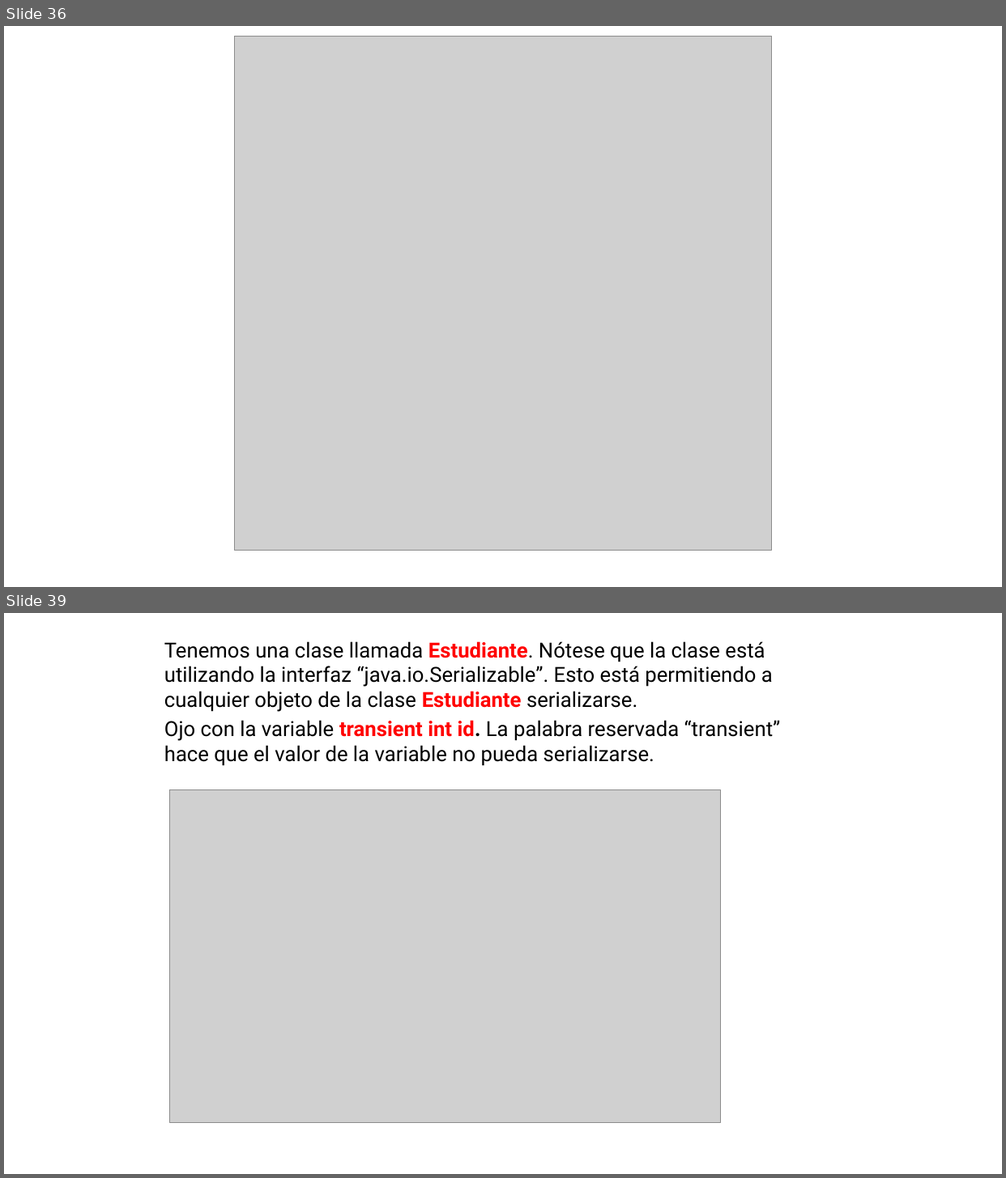
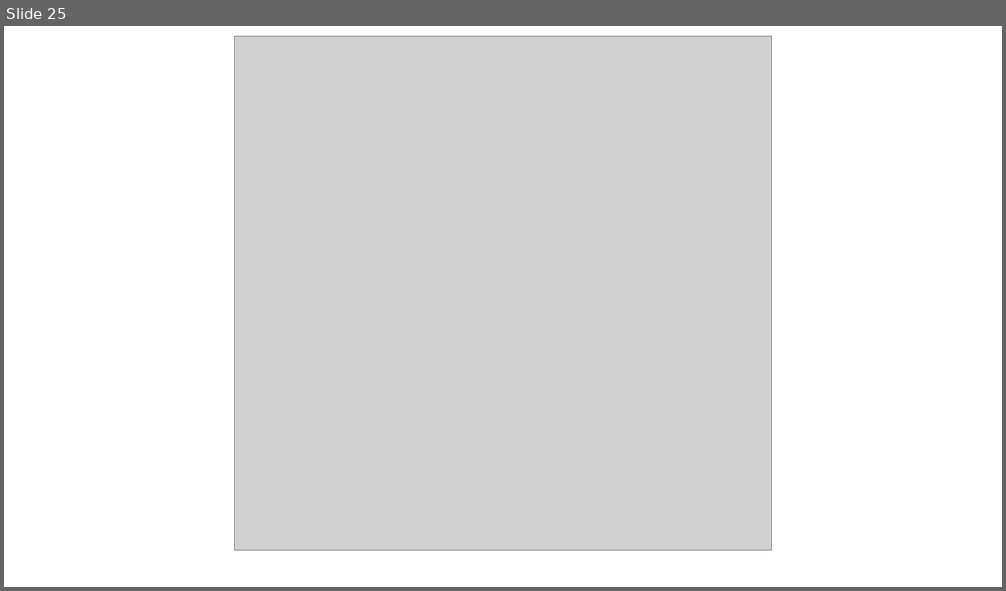
Before and after one commit to OMardil/CS2_2024_EN, a slide deck: M09_Files/01 Presentacion/M09_PPT_Working_with_Files.pptx. Shown one above the other, each under a label of ours: slides 36 and 39 before the commit, slide 25 after it; the slides between them are not shown. The pictures are 1006x1178 and 1006x591 pixels, drawn with LibreOffice and Linux fonts; fonts in the diff are those of the drawing; grey boxes stand for pictures. Boxes give left, top, right and bottom in pixels: in the first picture for what was removed or moved away, otherwise in the second. Text is boxed around its words. In the diff, an @@ line names an element or a change of style, - is before the commit and + after.

```diff
--- a/M09_Files/01 Presentacion/M09_PPT_Working_with_Files.pptx
+++ b/M09_Files/01 Presentacion/M09_PPT_Working_with_Files.pptx
@@ slide 39 removed at (4, 613, 1002, 1174), background #FFFFFF @@
@@ text removed at (164, 641, 781, 766) @@
-Tenemos una clase llamada Estudiante. Nótese que la clase está utilizando la interfaz “java.io.Serializable”. Esto está permitiendo a cualquier objeto de la clase Estudiante serializarse.
-Ojo con la variable transient int id. La palabra reservada “transient” hace que el valor de la variable no pueda serializarse.
@@ picture removed at (170, 790, 721, 1123) @@
@@ what was slide 36 is now slide 25 @@
```
Also in this commit, not shown: 3 slides changed, 1 slide added, 21 other slides removed, 16 other files.
